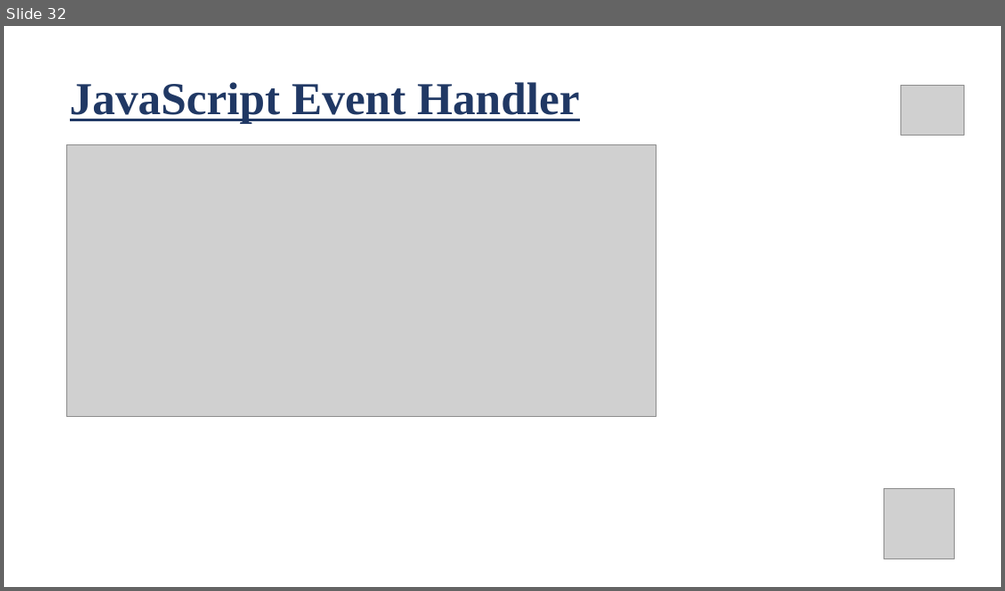
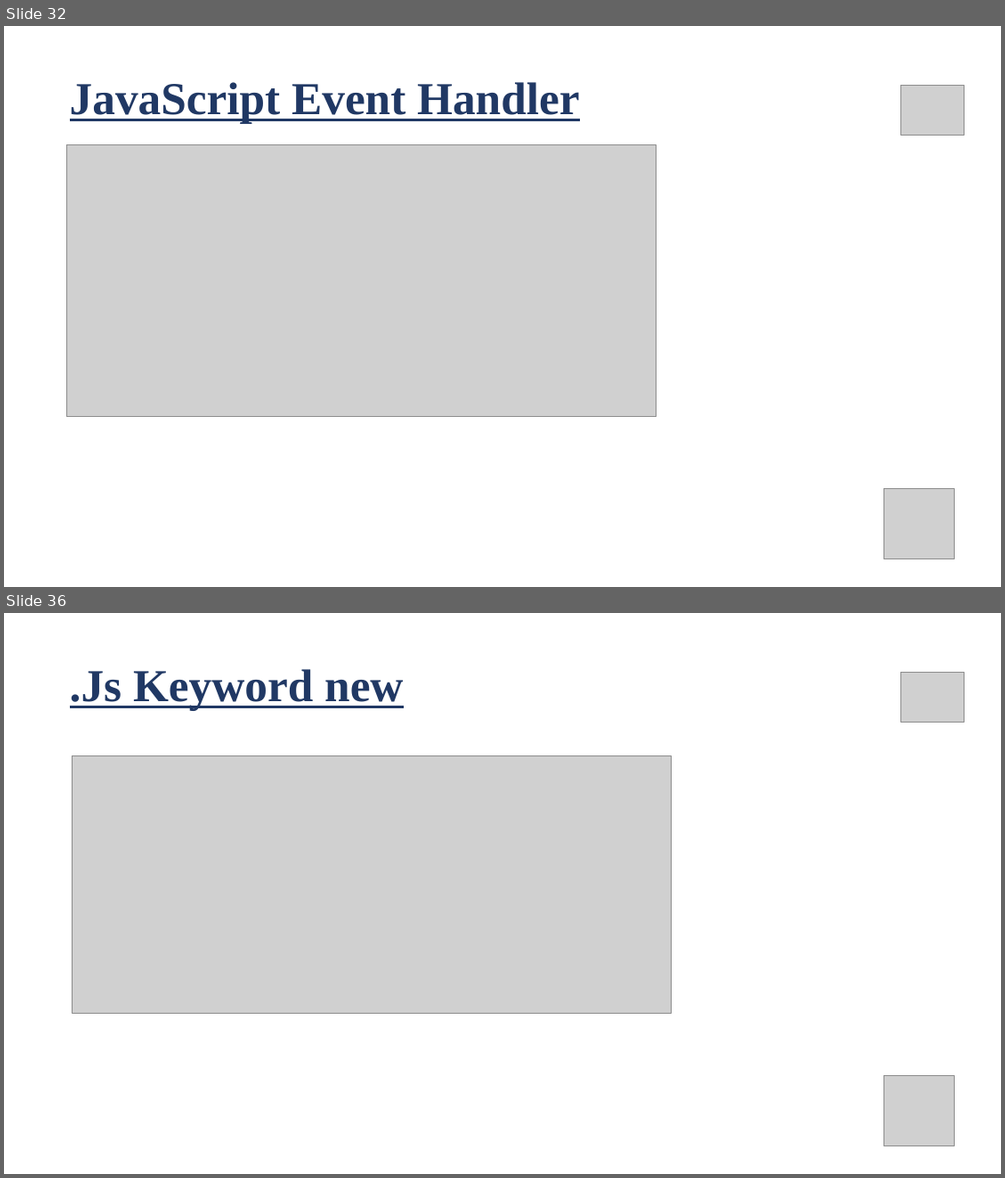
Before and after one commit to pappudey/Course-Code-, a slide deck: js 1st class slide - part 01 .pptx. Shown one above the other, each under a label of ours: slide 32 before the commit, slides 32 and 36 after it; the slides between them are not shown. The pictures are 1005x591 and 1005x1178 pixels, drawn with LibreOffice and Linux fonts; fonts in the diff are those of the drawing; grey boxes stand for pictures. Boxes give left, top, right and bottom in pixels: in the first picture for what was removed or moved away, otherwise in the second. Text is boxed around its words. In the diff, an @@ line names an element or a change of style, - is before the commit and + after.

```diff
--- a/js 1st class slide - part 01 .pptx
+++ b/js 1st class slide - part 01 .pptx
@@ slide 36 added at (x1=4, y1=613, x2=1001, y2=1174), background #FFFFFF @@
@@ title added at (x1=70, y1=669, x2=403, y2=711), 44 pt, text #203864, bold, underline @@
+.Js Keyword new
@@ picture added at (x1=901, y1=672, x2=964, y2=723) @@
@@ picture added at (x1=72, y1=755, x2=671, y2=1013) @@
@@ picture added at (x1=884, y1=1075, x2=955, y2=1145) @@
```
Also in this commit, not shown: 6 slides changed, 6 other slides added, 1 slide removed, 2 other files.
